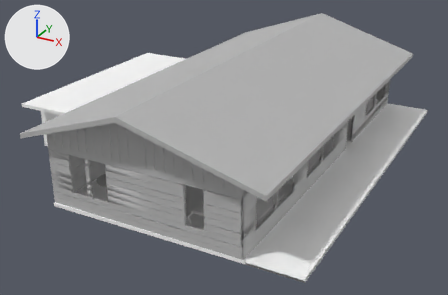
A saved change to the FBX model Assets/Environment/Art/Models/EnvironmentAssets_Edit.fbx.
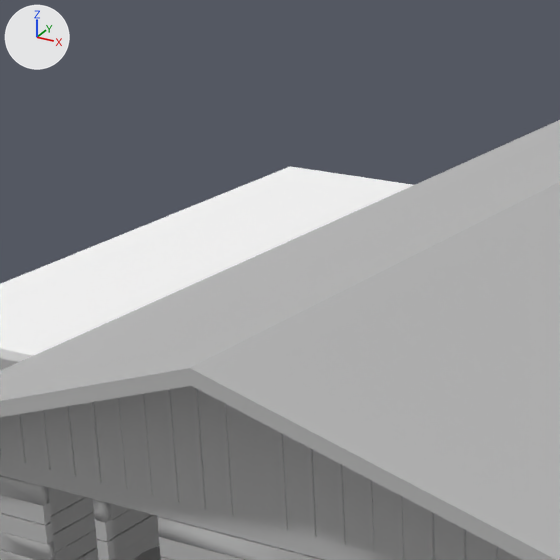
The first picture shows the older version from a 50 mm lens placed at (12.3, -24.6, 11.0), pointed at (-0.8, -0.7, -0.9). The close-ups show both versions on the part from 12% to 52% of the width and 0% to 60% of the height of that picture; other places that the commit changed are outside them. The axes (+X, +Y, +Z) are drawn at upper left. The lights are the same throughout. Where no turn or scale is listed for an object, it has been applied to the vertices.

Names of what the first close-up shows: 'Cube__5_', 'roof', 'wooden_plank_curved_005.005', 'wooden_plank_roof_001', 'wooden_plank_roof_001.001', 'wooden_plank_roof_014', 'wooden_plank_roof_014.001', 'wooden_plank_roof_015', 'wooden_plank_roof_015.001', 'wooden_plank_roof_021.001', 'wooden_plank_roof_chipped_004', 'wooden_plank_roof_chipped_004.001'.
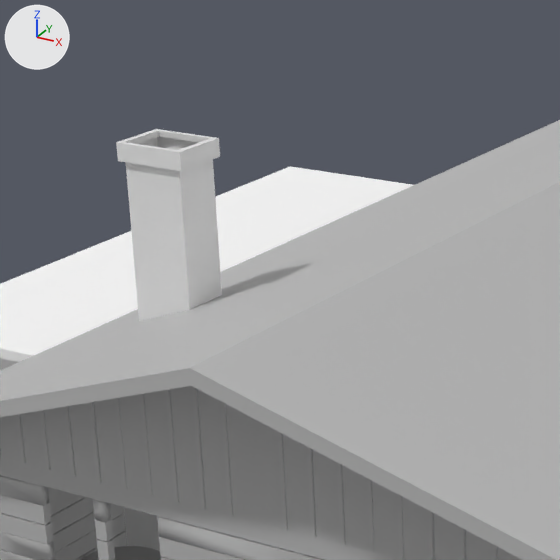
Where the newer file only moved an object's origin or applied its transform, the numbers keep the older frame.

Boxes [x1, y1, x2, y2] around the edits, measured in the close-ups (560 x 560 px):
'Cube.001', added
    after: [116, 129, 222, 551]
'TableTop_3', moved (not visible before)
    after: [80, 546, 162, 560]

The change in detail:
Mesh me_cube_001 is new.
It has 93 vertices, 78 faces and spans x -1.15..0.15, y -1.36..0.88, z -4.55..1.23.
Object 'TableTop_3' (ob_tabletop_3) moves from (-1.64, -4.86, -0.22) to (-3.01, -7.51, -0.22).
Object 'Cube.001' (ob_cube_001) is new; it shows me_cube_001.
Its location is (-3.08, -4.86, 3.51).
